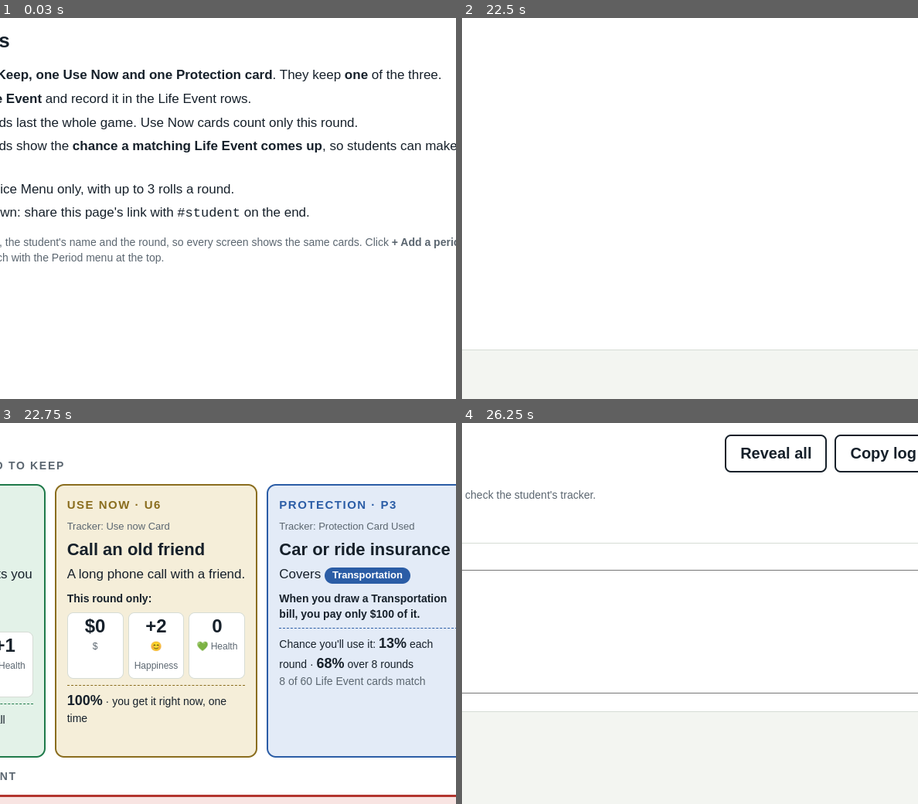
Above: before the commit, frames 1-4 (two rows, left to right).
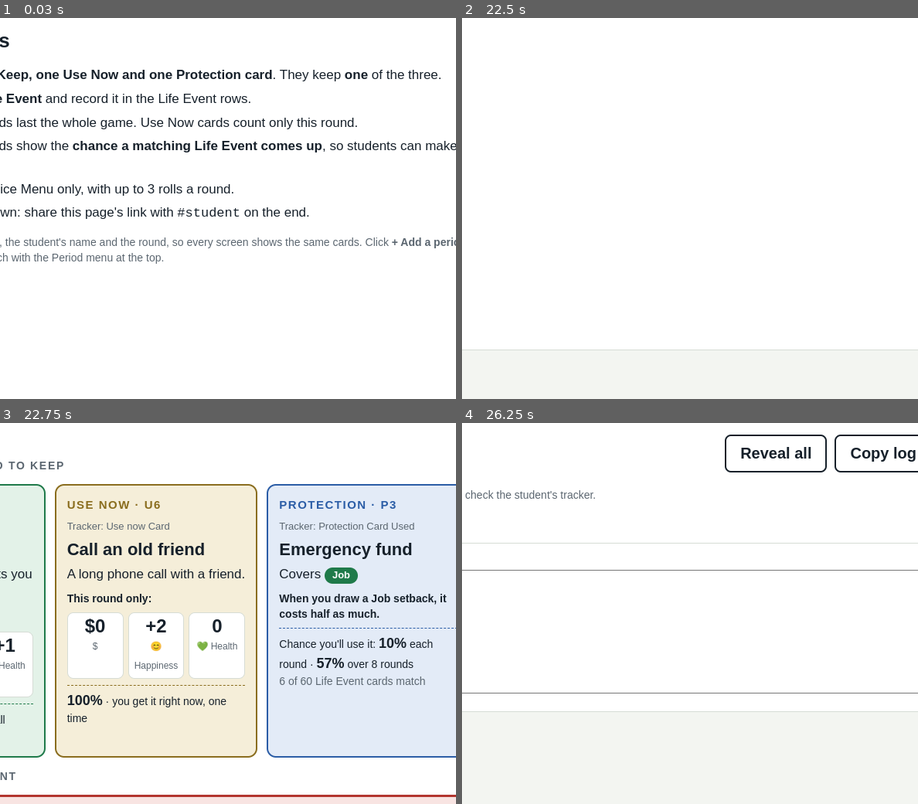
Above: after the commit, the same moments.

Repository: jasonwesterbur/game-of-life
Game: browser game, page index.html
The game is run twice, just before and just after one commit, with the same random seed, the same clock (stepped at 60 frames per second) and the same inputs.
Inputs (mouse positions are % of the whole screen's width and height, from its top left):
- Up to frame 1 (0.03 s): no input
- Up to frame 2 (22.5 s): click (13, 23) at 1.17 s; type "8" at 1.17 s; tap Enter at 1.2, 3.7, 7.2, 8.2, 10.7, 11.7, 12.2, 15.7, 16.2, 16.7, 17.2, 17.7, 18.2, 18.7, 19.2, 19.7, 20.2, 20.7, 21.2, 21.7, 22.2 s; click "Save" at 1.67 s; click "Draw" at 2.17 s; click "Student" at 2.67 s; click "Draw my cards" at 3.17 s; click (13, 18) at 3.67 s; type "3" at 3.67 s; click "Class Log" at 4.17 s; click "Reveal all" at 4.67 s; click "Odds" at 5.17 s; click "Setup" at 5.67 s; click "Delete this period" at 6.17 s; click "Save" at 6.67 s; click (13, 18) at 7.17 s; type "2" at 7.17 s; click "+ Add a period" at 7.67 s; click (13, 45) at 8.17 s; type "6" at 8.17 s; click "Student" at 8.67 s; click "Odds" at 9.17 s; click "Draw" at 9.67 s; click "Setup" at 10.17 s; click (13, 23) at 10.67 s; type "1" at 10.67 s; click "+ Add a period" at 11.17 s; click (13, 23) at 11.67 s; type "5" at 11.67 s; click (13, 23) at 12.17 s; type "2" at 12.17 s; click "Class Log" at 12.67 s; click "Reveal all" at 13.17 s; click "Copy log" at 13.67 s; click "Odds" at 14.17 s; click "Student" at 14.67 s; click "Draw my cards" at 15.17 s; click (13, 23) at 15.67 s; type "1" at 15.67 s; click (13, 23) at 16.17 s; type "8" at 16.17 s; click (13, 23) at 16.67 s; type "5" at 16.67 s; click (13, 34) at 17.17 s; type "2" at 17.17 s; click (13, 34) at 17.67 s; type "9" at 17.67 s; click (13, 34) at 18.17 s; type "6" at 18.17 s; click (13, 34) at 18.67 s; type "3" at 18.67 s; click (13, 34) at 19.17 s; type "10" at 19.17 s; click (13, 34) at 19.67 s; type "7" at 19.67 s; click (13, 34) at 20.17 s; type "4" at 20.17 s; click (13, 34) at 20.67 s; type "1" at 20.67 s; click (13, 34) at 21.17 s; type "8" at 21.17 s; click (13, 34) at 21.67 s; type "5" at 21.67 s; click (13, 34) at 22.17 s; type "2" at 22.17 s
- Up to frame 3 (22.75 s): click "Draw my cards" at 22.67 s
- Up to frame 4 (26.25 s): click "Roll #1" at 23.17 s; click "Roll #2" at 23.67 s; click "Roll #3" at 23.77 s; click (13, 23) at 24.17 s; type "10" at 24.17 s; tap Enter every 0.5 s from 24.2 to 25.7 s; click (13, 23) at 24.67 s; type "7" at 24.67 s; click (13, 23) at 25.17 s; type "4" at 25.17 s; click (13, 23) at 25.67 s; type "1" at 25.67 s; click "Class Log" at 26.17 s
The pictures show only the part of the screen within x 46-96%, y 12-62%; the shares and areas given below are measured in that part.

Frames 1-2 are identical in both runs. In frame 3, 2.1% of the frame differs, in the area x 61-99%, y 31-69%; in frame 4, nothing differs.

Commit message:
Update cards.js

Diff:
--- a/cards.js
+++ b/cards.js
@@ -10,7 +10,8 @@
 //   4. Click "Commit changes". Wait 1-2 minutes, then refresh the site.
 //
 // money = dollars (use - for a cost)   happy = Happiness   health = Health
-// SAFE TO CHANGE: title, text, money, happy, health
+// SAFE TO CHANGE: title, text, money, happy, health, and the health plan "pay" shares
+// Medical bills: "money" is the FULL bill before insurance.
 // DON'T CHANGE:   id, cat, kind, when (the odds on each card come from these)
 // Need a quote mark inside your text? Use a single quote ' instead.
 //
@@ -23,16 +24,24 @@
 "rounds": 8,
 "categories": ["Medical", "Transportation", "Job", "Home", "Money & Scams", "Family & Friends"],
 
+// Health plans from each student's job. "pay" = the share of a Medical bill the student pays.
+// Medical bill cards (marked "bill": true) show the full bill, and students pay their plan's share.
+"healthPlans": [
+  {"name": "Basic", "pay": 0.30},
+  {"name": "Standard", "pay": 0.10},
+  {"name": "Premium", "pay": 0.02}
+],
+
 // ---------------- LIFE EVENTS (kind: bad = costs you, good = helps you) ----------------
 "life": [
-  {"id": "MED-1", "cat": "Medical", "kind": "bad", "title": "Flu knocks you out", "text": "You're sick in bed for three days. You pay for a doctor visit and medicine.", "money": -60, "happy": -1, "health": -2},
-  {"id": "MED-2", "cat": "Medical", "kind": "bad", "title": "Urgent care visit", "text": "A bad sinus infection sends you to urgent care.", "money": -75, "happy": 0, "health": -1},
-  {"id": "MED-3", "cat": "Medical", "kind": "bad", "title": "Sprained ankle", "text": "You slip on wet stairs. Urgent care, an X-ray and a brace.", "money": -180, "happy": 0, "health": -2},
-  {"id": "MED-4", "cat": "Medical", "kind": "bad", "title": "Emergency room", "text": "Sharp stomach pain at night. You spend hours in the ER at PeaceHealth Southwest.", "money": -600, "happy": -1, "health": -2},
-  {"id": "MED-5", "cat": "Medical", "kind": "bad", "title": "Cavity", "text": "The dentist finds a cavity that needs a filling.", "money": -150, "happy": 0, "health": -1},
-  {"id": "MED-6", "cat": "Medical", "kind": "bad", "title": "Broken glasses", "text": "Your glasses snap and you need a new pair to see at work.", "money": -180, "happy": -1, "health": 0},
-  {"id": "MED-7", "cat": "Medical", "kind": "bad", "title": "Prescription price jump", "text": "Your regular medicine costs more this month.", "money": -90, "happy": 0, "health": 0},
-  {"id": "MED-8", "cat": "Medical", "kind": "bad", "title": "Wildfire smoke week", "text": "Smoke fills the air. You buy an air purifier and still get headaches.", "money": -90, "happy": 0, "health": -1},
+  {"id": "MED-1", "cat": "Medical", "kind": "bad", "title": "Flu knocks you out", "text": "You're sick in bed for three days. Doctor visit and medicine.", "money": -250, "happy": -1, "health": -2, "bill": true},
+  {"id": "MED-2", "cat": "Medical", "kind": "bad", "title": "Urgent care visit", "text": "A bad sinus infection sends you to urgent care.", "money": -300, "happy": 0, "health": -1, "bill": true},
+  {"id": "MED-3", "cat": "Medical", "kind": "bad", "title": "Sprained ankle", "text": "You slip on wet stairs. Urgent care, an X-ray and a brace.", "money": -900, "happy": 0, "health": -2, "bill": true},
+  {"id": "MED-4", "cat": "Medical", "kind": "bad", "title": "Emergency room", "text": "Sharp stomach pain at night. You spend hours in the ER at PeaceHealth Southwest.", "money": -3000, "happy": -1, "health": -2, "bill": true},
+  {"id": "MED-5", "cat": "Medical", "kind": "bad", "title": "Cavity", "text": "The dentist finds a cavity that needs a filling.", "money": -250, "happy": 0, "health": -1, "bill": true},
+  {"id": "MED-6", "cat": "Medical", "kind": "bad", "title": "Broken glasses", "text": "Your glasses snap. New eye exam and glasses.", "money": -300, "happy": -1, "health": 0, "bill": true},
+  {"id": "MED-7", "cat": "Medical", "kind": "bad", "title": "New prescription", "text": "Your doctor prescribes a medicine you need for a month.", "money": -200, "happy": 0, "health": 0, "bill": true},
+  {"id": "MED-8", "cat": "Medical", "kind": "bad", "title": "Smoke-season asthma", "text": "Wildfire smoke sets off your asthma. Doctor visit and an inhaler.", "money": -350, "happy": 0, "health": -1, "bill": true},
   {"id": "MED-9", "cat": "Medical", "kind": "good", "title": "Clean checkup", "text": "Your yearly checkup goes great.", "money": 0, "happy": 0, "health": 2},
   {"id": "MED-10", "cat": "Medical", "kind": "good", "title": "Free flu shot at work", "text": "Your job offers free flu shots.", "money": 0, "happy": 1, "health": 1},
   {"id": "MED-11", "cat": "Medical", "kind": "good", "title": "Daily walks", "text": "You start walking after work every day.", "money": 0, "happy": 1, "health": 2},
@@ -89,18 +98,18 @@
 
 // ---------------- PROTECTION (covers one category's bad events, lasts all game) ----------------
 "protect": [
-  {"id": "P1", "title": "Health insurance", "cat": "Medical", "text": "When you draw a Medical bill, you pay only $50 of it. Write what you saved in Protection Card Used."},
-  {"id": "P2", "title": "Urgent care plan", "cat": "Medical", "text": "When you draw a Medical bill, it costs $100 less and you lose no Health."},
-  {"id": "P3", "title": "Car or ride insurance", "cat": "Transportation", "text": "When you draw a Transportation bill, you pay only $100 of it."},
-  {"id": "P4", "title": "Roadside help", "cat": "Transportation", "text": "When you draw a Transportation bill, it costs $150 less and you lose no Happiness."},
-  {"id": "P5", "title": "Emergency fund", "cat": "Job", "text": "When you draw a Job setback, it costs half as much."},
-  {"id": "P6", "title": "Backup skills", "cat": "Job", "text": "When you draw a Job setback, it costs $200 less."},
-  {"id": "P7", "title": "Renters insurance", "cat": "Home", "text": "When you draw a Home problem, you pay only $100 of it."},
-  {"id": "P8", "title": "Roommate agreement", "cat": "Home", "text": "When you draw a Home problem, it costs $150 less and you lose no Happiness."},
-  {"id": "P9", "title": "Two-step login", "cat": "Money & Scams", "text": "When you draw a Money & Scams problem, it costs $0."},
-  {"id": "P10", "title": "Phone protection plan", "cat": "Money & Scams", "text": "When you draw a Money & Scams problem, it costs $100 less."},
-  {"id": "P11", "title": "Family savings jar", "cat": "Family & Friends", "text": "When you draw a Family & Friends cost, it costs $150 less."},
-  {"id": "P12", "title": "Support network", "cat": "Family & Friends", "text": "When you draw a Family & Friends card, you lose no Happiness."}
+  {"id": "P1", "title": "Car or ride insurance", "cat": "Transportation", "text": "When you draw a Transportation bill, you pay only $100 of it."},
+  {"id": "P2", "title": "Roadside help", "cat": "Transportation", "text": "When you draw a Transportation bill, it costs $150 less and you lose no Happiness."},
+  {"id": "P3", "title": "Emergency fund", "cat": "Job", "text": "When you draw a Job setback, it costs half as much."},
+  {"id": "P4", "title": "Backup skills", "cat": "Job", "text": "When you draw a Job setback, it costs $200 less."},
+  {"id": "P5", "title": "Renters insurance", "cat": "Home", "text": "When you draw a Home problem, you pay only $100 of it."},
+  {"id": "P6", "title": "Roommate agreement", "cat": "Home", "text": "When you draw a Home problem, it costs $150 less and you lose no Happiness."},
+  {"id": "P7", "title": "Two-step login", "cat": "Money & Scams", "text": "When you draw a Money & Scams problem, it costs $0."},
+  {"id": "P8", "title": "Phone protection plan", "cat": "Money & Scams", "text": "When you draw a Money & Scams problem, it costs $100 less."},
+  {"id": "P9", "title": "Family savings jar", "cat": "Family & Friends", "text": "When you draw a Family & Friends cost, it costs $150 less."},
+  {"id": "P10", "title": "Support network", "cat": "Family & Friends", "text": "When you draw a Family & Friends card, you lose no Happiness."},
+  {"id": "P11", "title": "Paycheck buffer", "cat": "Job", "text": "When you draw a Job setback, you lose no Happiness and it costs $100 less."},
+  {"id": "P12", "title": "Transit backup pass", "cat": "Transportation", "text": "When you draw a Transportation bill, it costs $100 less."}
 ],
 
 // ---------------- KEEP (lasts all game: "every" = every round, or only when a matching Life Event is drawn) ----------------
